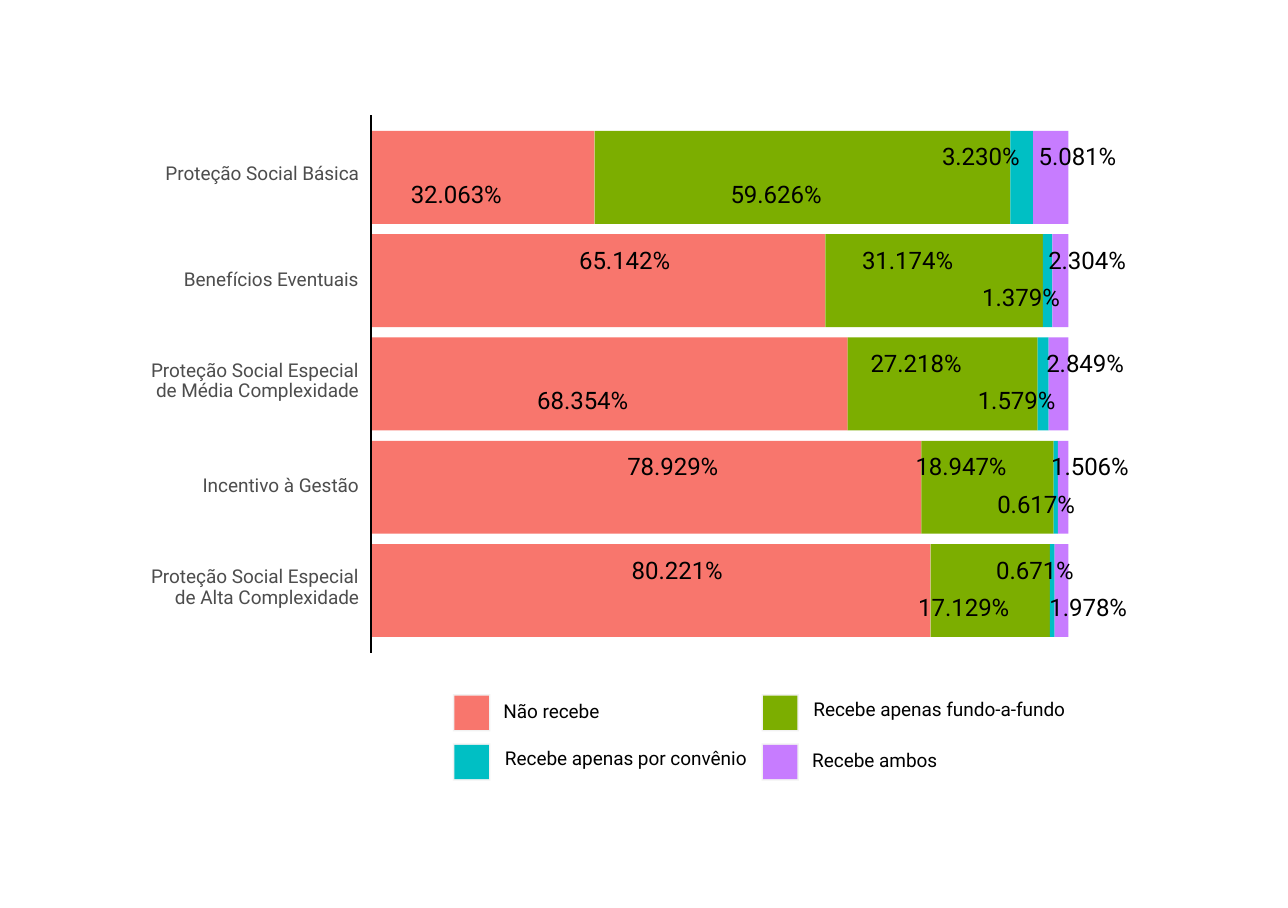
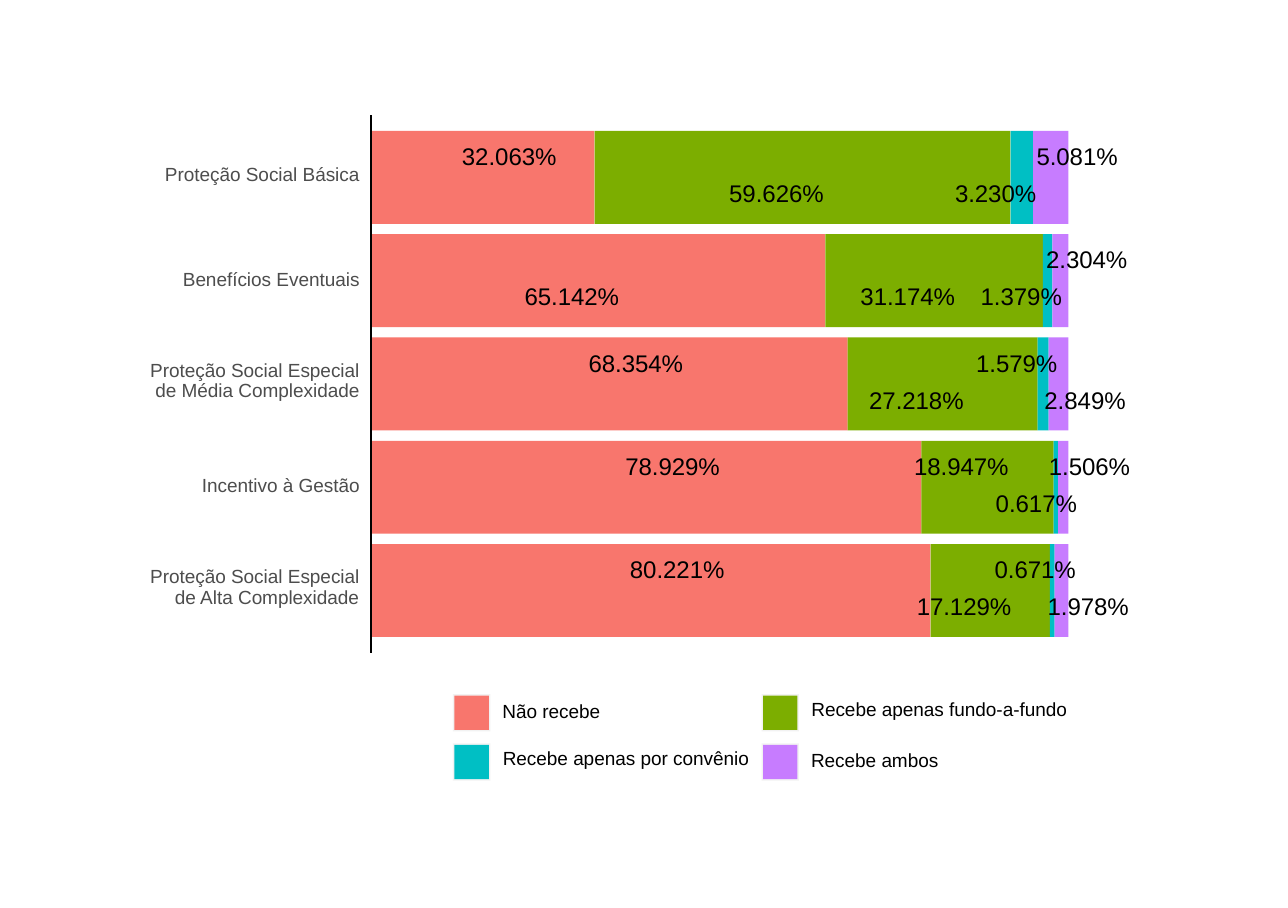
Before and after one commit to Sagicad-MDS/Publicacoes-Censo-SUAS, a slide deck: slide 10 of Publicação 2022/graficos.pptx. Drawn at 1288x908 pixels with LibreOffice and Linux fonts; fonts in the diff are those of the drawing. Boxes give left, top, right and bottom in pixels: in the first picture for what was removed or moved away, otherwise in the second. Text is boxed around its words. In the diff, an @@ line names an element or a change of style, - is before the commit and + after.

```diff
--- a/Publicação 2022/graficos.pptx
+++ b/Publicação 2022/graficos.pptx
@@ text "32.063%": place and size @@
-text "32.063%" at [411, 185, 502, 204]
+text "32.063%" at [462, 148, 556, 166]
@@ text "3.230%": place and size @@
-text "3.230%" at [942, 144, 1020, 172]
+text "3.230%" at [955, 183, 1036, 208]
@@ font Roboto to Arial in 31 elements at [202, 478, 360, 492], [502, 704, 600, 719], [811, 753, 939, 768], [183, 272, 359, 286], [811, 702, 1067, 720], [503, 751, 749, 769], [150, 569, 359, 587], [150, 363, 359, 381], [155, 383, 359, 401], [165, 167, 360, 185], [175, 590, 359, 608], [729, 185, 823, 202], [630, 561, 724, 579], [917, 596, 1011, 621], [625, 458, 719, 476], [914, 456, 1008, 481], [1037, 146, 1118, 171], [1048, 596, 1129, 621], [981, 286, 1062, 311], [1046, 249, 1127, 274], [995, 559, 1076, 584], [996, 493, 1077, 518], [1049, 456, 1130, 481], [860, 288, 954, 305], [869, 392, 963, 409], [976, 352, 1057, 377], [1044, 389, 1125, 414], [955, 183, 1036, 208], [589, 355, 683, 373], [462, 148, 556, 166], [525, 288, 619, 306] @@
@@ text "65.142%": place and size @@
-text "65.142%" at [579, 251, 670, 270]
+text "65.142%" at [525, 288, 619, 306]
@@ text "68.354%": place and size @@
-text "68.354%" at [537, 391, 628, 410]
+text "68.354%" at [589, 355, 683, 373]
@@ text "1.579%": place and size @@
-text "1.579%" at [978, 388, 1056, 416]
+text "1.579%" at [976, 352, 1057, 377]
@@ 3 texts: place and size @@
-3 texts at [862, 251, 1124, 378]
+3 texts at [860, 288, 1125, 414]
```
Also in this commit, not shown: 13 other slides changed, 2 slides added, 1 slide removed, 23 other files.
